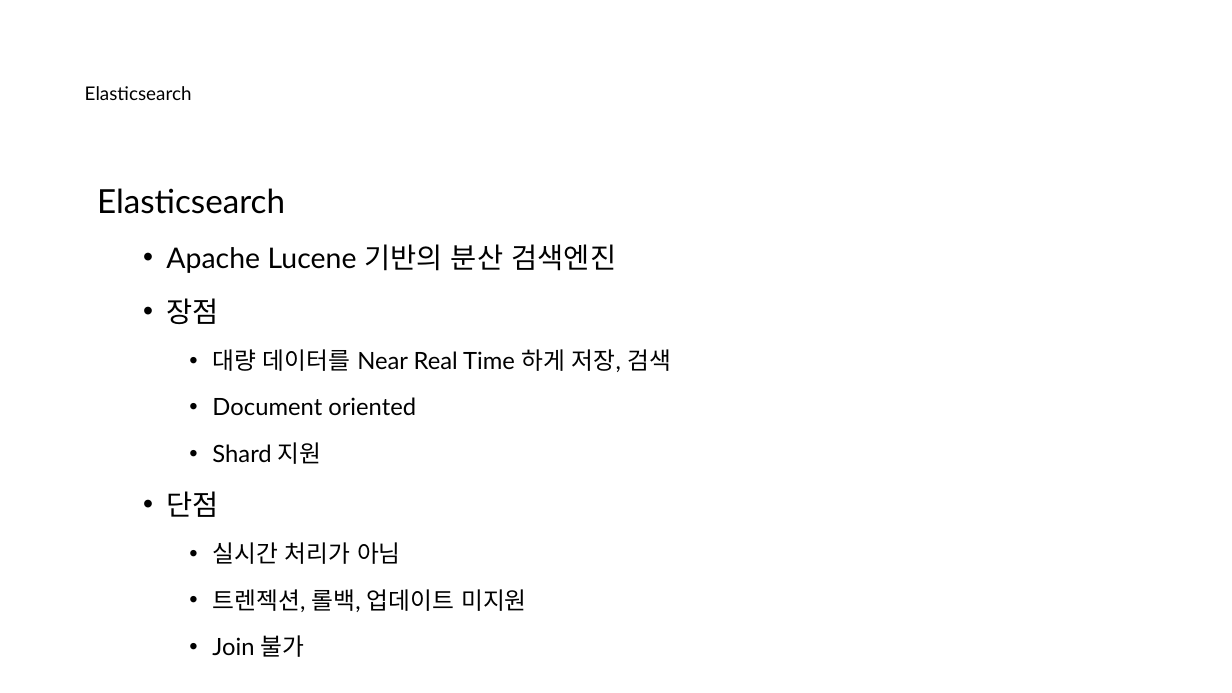
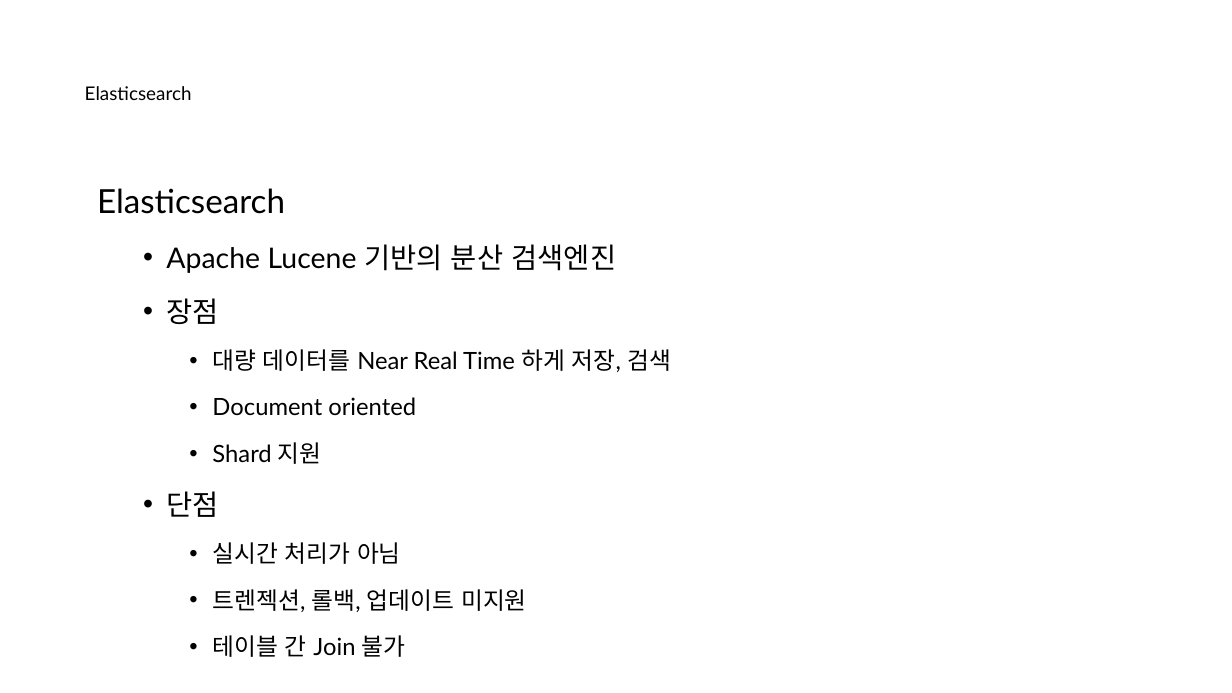
Before and after one commit to nayasis/fastcampus-hyper-webflux, a slide deck: slide 23 of 99.ppt/[Ch4-8. 결제 서비스 기능확장.pptx. Drawn at 1232x693 pixels with LibreOffice and Linux fonts; fonts in the diff are those of the drawing; background and template pictures are left out. Boxes give left, top, right and bottom in pixels: in the first picture for what was removed or moved away, otherwise in the second. Text is boxed around its words. In the diff, an @@ line names an element or a change of style, - is before the commit and + after.

```diff
--- a/99.ppt/[Ch4-8. 결제 서비스 기능확장.pptx
+++ b/99.ppt/[Ch4-8. 결제 서비스 기능확장.pptx
@@ text at bbox=[212, 635, 406, 657]: text changed @@
-    • Join 불가
+    • 테이블 간 Join 불가
```
Also in this commit, not shown: 2 other slides changed.
